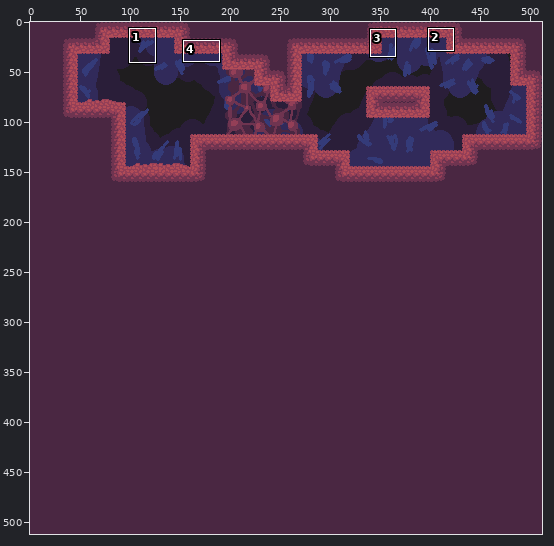
Two states of a pixel-art file, Assets/Sprites/Decor/Backgrounds/test_background.aseprite. Above: a wide view before the commit, with the close-up outlined.
Close-up. The starting point:
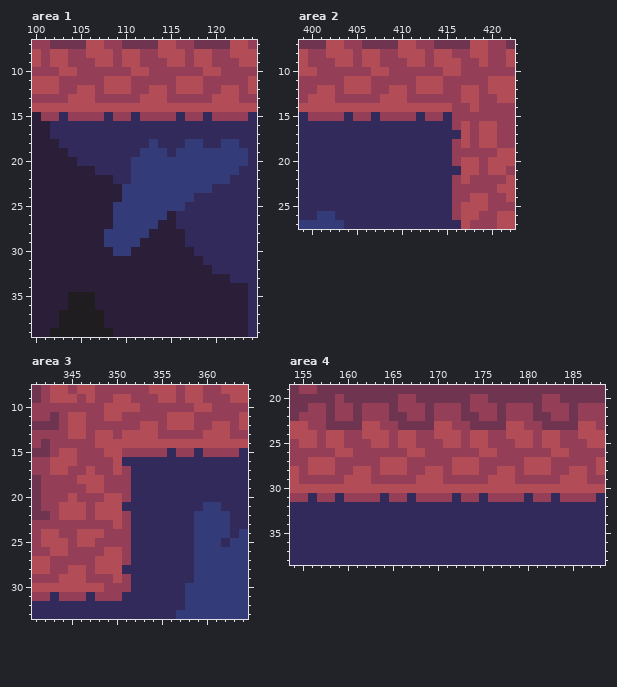
512x512 pixels, 1 frame. Shown: area 1: x 100..124, y 7..39; area 2: x 399..422, y 7..27; area 3: x 341..364, y 8..33; area 4: x 154..188, y 19..38. The commit also changed other parts of the picture, which this record leaves out.
Now the later version:
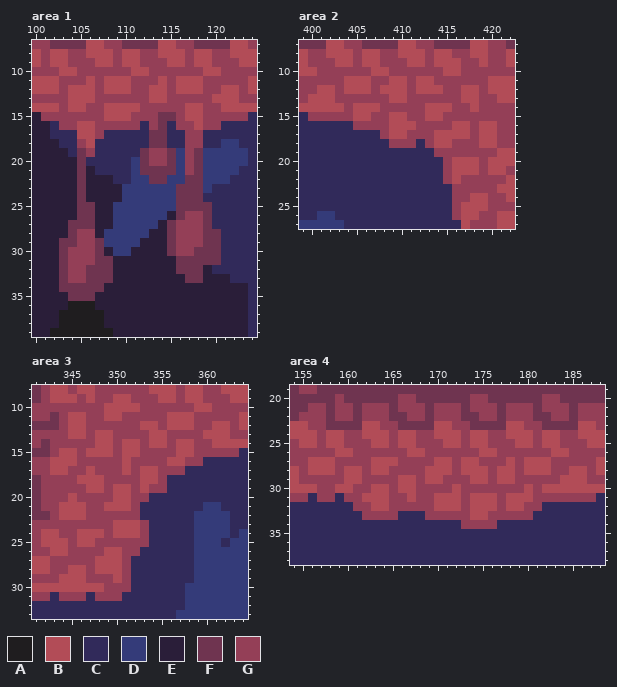
Palette (. is transparent): A #1f1d1f  B #b24c57  C #312a5a  D #343b79  E #2a1e39  F #6f3450  G #943f57
Edits made:
layer "hanging dingdongs" added
layer "extra roof" added
layer "Extra topleft" added
layer "Extra topright" added
Area 1, layer "hanging dingdongs":
y 11: x 106 G -> B; x 114 G -> B
y 12: x 104 G -> B
y 13: x 112 B -> G
y 14: x 103 B -> G; x 106..107 BB -> GG; x 112..116 BBBBB -> GGGGG; x 119..120 BB -> GG
y 15: x 103 C -> G; x 108..111 CGGC -> BBBG; x 114..119 GGCGGC -> FFGBBG
y 16: x 103..111 CCCCCCCCC -> GGBBGGGGG; x 113..114 CC -> GF; x 116..120 CCCCC -> GGBGG
y 17: x 105..107 CCC -> BBG; x 113..114 CC -> FF; x 117..118 CC -> GG
y 18: x 105..106 CC -> GB; x 113..114 DC -> FF; x 117..118 DD -> GG
y 19: x 105..106 CC -> FG; x 112..115 DDDC -> FGGF; x 117..118 DD -> GF
y 20: x 105 C -> F; x 112..115 DDDD -> FGGF; x 117..118 DD -> GF
y 21: x 105 E -> F; x 112..115 DDDD -> FFFF; x 117..118 DD -> GF
y 22: x 105 E -> F; x 113..114 DD -> FF; x 117..118 DD -> FF
y 23: x 105 E -> F; x 116..118 DDD -> FFF
y 24: x 105 E -> F; x 116..118 DDC -> FFF
y 25: x 105..106 EE -> FF; x 116..119 DCCC -> FFFF
y 26: x 105..106 EE -> FF; x 116..119 CCCC -> FGGF
y 27: x 104..106 EEE -> FFF; x 115..119 ECCCC -> FGGGF
y 28: x 104..106 EEE -> FGG; x 115..120 EECCCC -> FGGGFF
y 29: x 103..107 EEEEE -> FFGGF; x 115..120 EECCCC -> FGGGFF
y 30: x 103..107 EEEEE -> FGGGF; x 115..120 EEECCC -> FGGFFF
y 31: x 103..108 EEEEEE -> FGGGFF; x 116..120 EEECC -> FFFFF
y 32: x 103..108 EEEEEE -> FGGFFF; x 116..118 EEE -> FFF
y 33: x 103..108 EEEEEE -> FGGFFF; x 117..118 EE -> FF
y 34: x 103..107 EEEEE -> FFFFF
y 35: x 104..106 AAA -> FFF
Area 2, layer "Extra topright":
y 11: x 409..410 GG -> BB; x 414 B -> G
y 12: x 408 G -> B
y 13: x 408 B -> G
y 14: x 404 B -> G; x 408..412 BBBBB -> GGGGG
y 15: x 404..407 CGGC -> GBBG; x 409..410 GG -> BB; x 412..415 CGGC -> GBBG
y 16: x 405..416 CCCCCCCCCCCG -> GGGGBBBGGGGB
y 17: x 408..416 CCCCCCCCC -> GBBGGGBBB
y 18: x 409..411 CCC -> GGG; x 413..415 CCC -> GBB; x 417 B -> G
y 19: x 414..415 CC -> GG
y 20: x 415..416 CG -> GB
y 21: x 415..416 CC -> GB
y 22: x 415..417 CGB -> GBG
Area 3, layer "Extra topleft":
y 13: x 351..353 BBB -> GGG; x 355 G -> B
y 14: x 350 B -> G; x 353 B -> G; x 356 B -> G; x 359..360 BB -> GG
y 15: x 347..348 GG -> BB; x 350..352 BGG -> GBB; x 356..359 CGGC -> GBBG
y 16: x 350..359 BCCCCCCCCC -> GBGGGGBBGG
y 17: x 350..357 BGCCCCCC -> GBGBBGGG
y 18: x 352..355 CCCC -> GBBG
y 19: x 350..355 GGCCCC -> BBGBGG
y 20: x 349 B -> G; x 351..353 GCC -> BGG
y 21: x 348 B -> G; x 351..352 CC -> BG
y 22: x 348..350 BBB -> GGG; x 352 C -> G
y 23: x 351..353 GCC -> BBG
y 24: x 350..353 GGCC -> BBBG
y 25: x 352..353 CC -> GG
y 26: x 352 C -> G
y 28: x 351 C -> G
Area 4, layer "extra roof":
y 27: x 163 G -> B; x 166 B -> G; x 170..172 GGB -> BBG; x 178 G -> B
y 28: x 160 G -> B; x 162..163 BG -> GB; x 165..166 BB -> GG; x 171..172 GB -> BG; x 175 G -> B
y 29: x 162 B -> G; x 166..168 GGB -> BBG; x 174..176 GGB -> BBG
y 30: x 157..158 BB -> GG; x 161..162 BB -> GG; x 165 B -> G; x 168..171 BBBB -> GGGG; x 173..179 BBBBBBB -> GGGGGGG; x 181 B -> G
y 31: x 162..164 GGC -> BBB; x 167 C -> B; x 170..172 GGC -> BBB; x 174..176 GCG -> BBB; x 178..180 GGC -> BBB; x 183 C -> G
y 32: x 161..181 CCCCCCCCCCCCCCCCCCCCC -> GGBBGGGGGBBBGBBBGBBGG
y 33: x 162..165 CCCC -> GGGG; x 169..180 CCCCCCCCCCCC -> GGGGGBBGGGGG
y 34: x 173..176 CCCC -> GGGG
Pixel boxes of the changes (left, top, right, bottom) in both close-ups:
changed: (59, 76, 221, 301)
changed: (344, 76, 470, 184)
changed: (86, 430, 212, 574)
changed: (317, 457, 560, 529)
